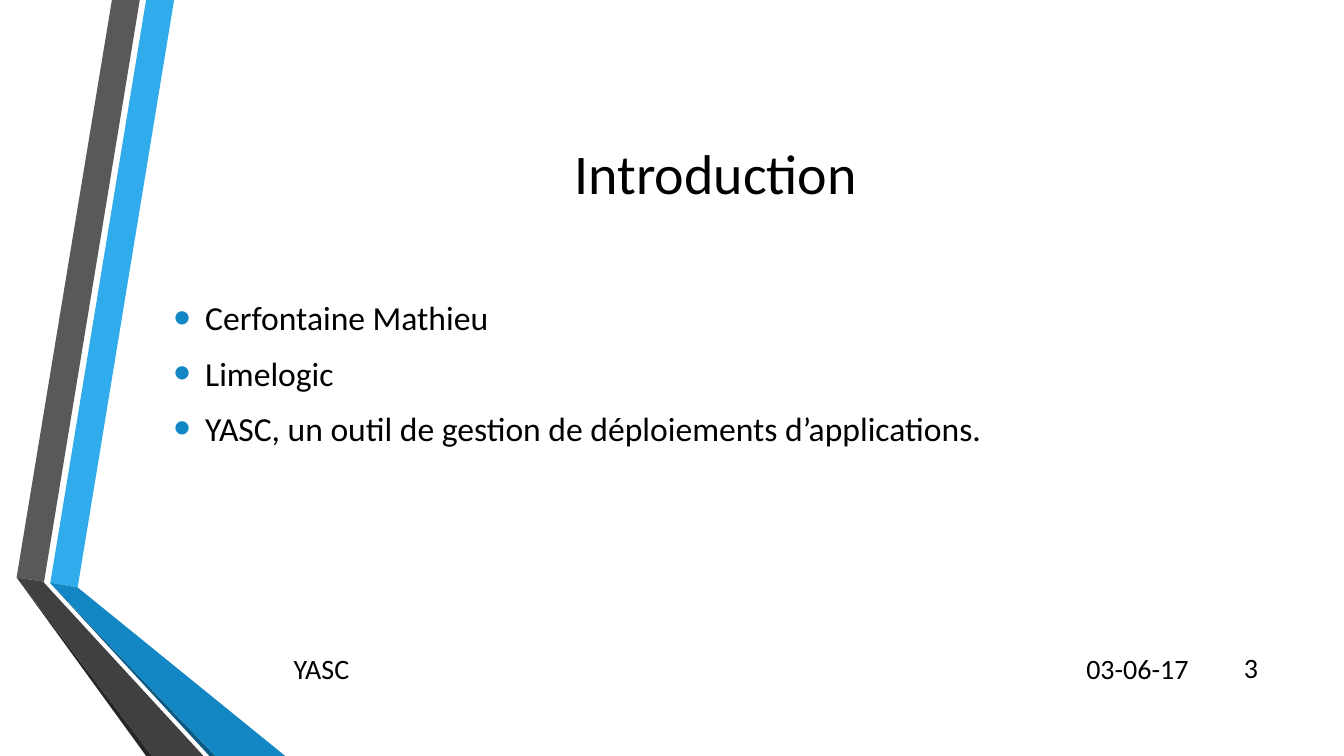
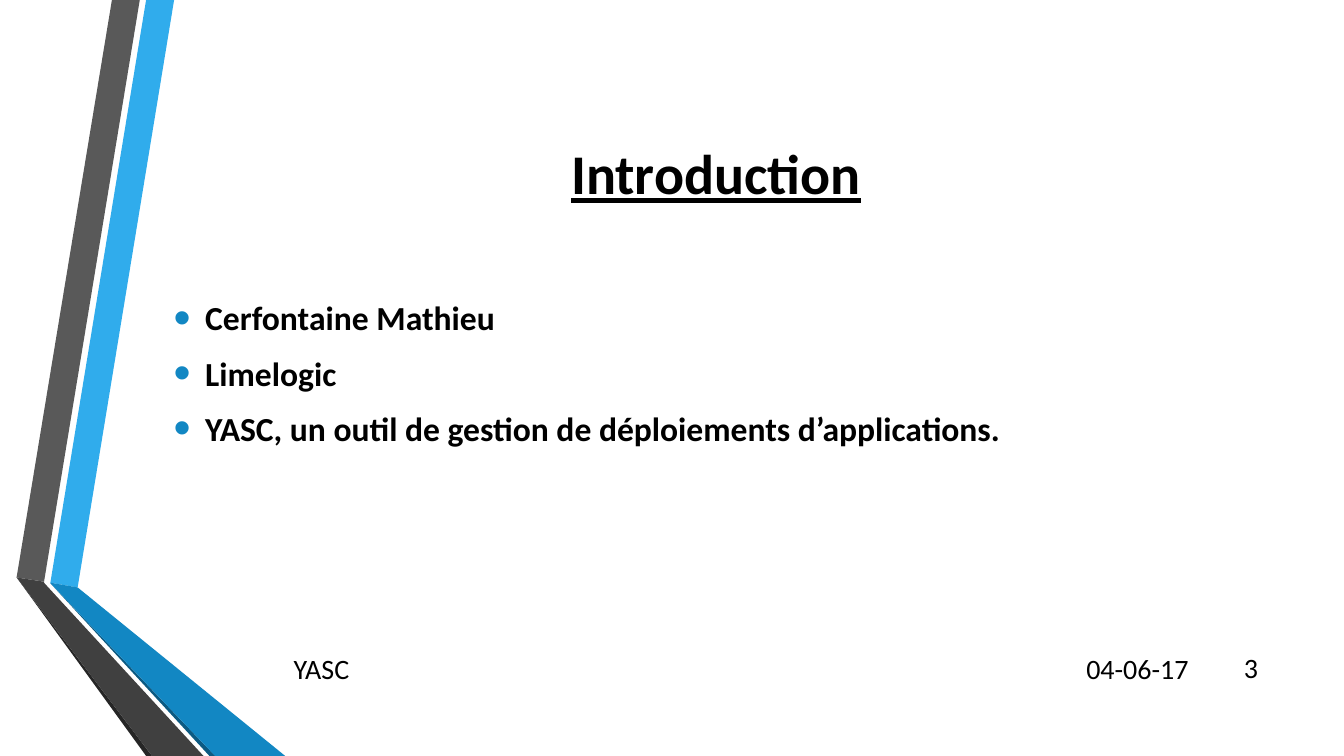
Before and after one commit to CerfontaineMathieu/TFE, a slide deck: slide 3 of Automatisation des déploiements d’applications et d’équipements réseaux via.pptx. Drawn at 1344x756 pixels with LibreOffice and Linux fonts; fonts in the diff are those of the drawing; background and template pictures are left out. Boxes give left, top, right and bottom in pixels: in the first picture for what was removed or moved away, otherwise in the second. Text is boxed around its words. In the diff, an @@ line names an element or a change of style, - is before the commit and + after.

```diff
--- a/Automatisation des déploiements d’applications et d’équipements réseaux via.pptx
+++ b/Automatisation des déploiements d’applications et d’équipements réseaux via.pptx
@@ title "Introduction" at <box>571,154,860,203</box>: bold on, underline on @@
@@ text "Cerfontaine Mathieu" at <box>205,306,1000,447</box>: bold on @@
@@ text at <box>1086,660,1188,680</box>: text changed @@
-03-06-17
+04-06-17
```
Also in this commit, not shown: 11 other slides changed, 9 slides added, 1 other file.
